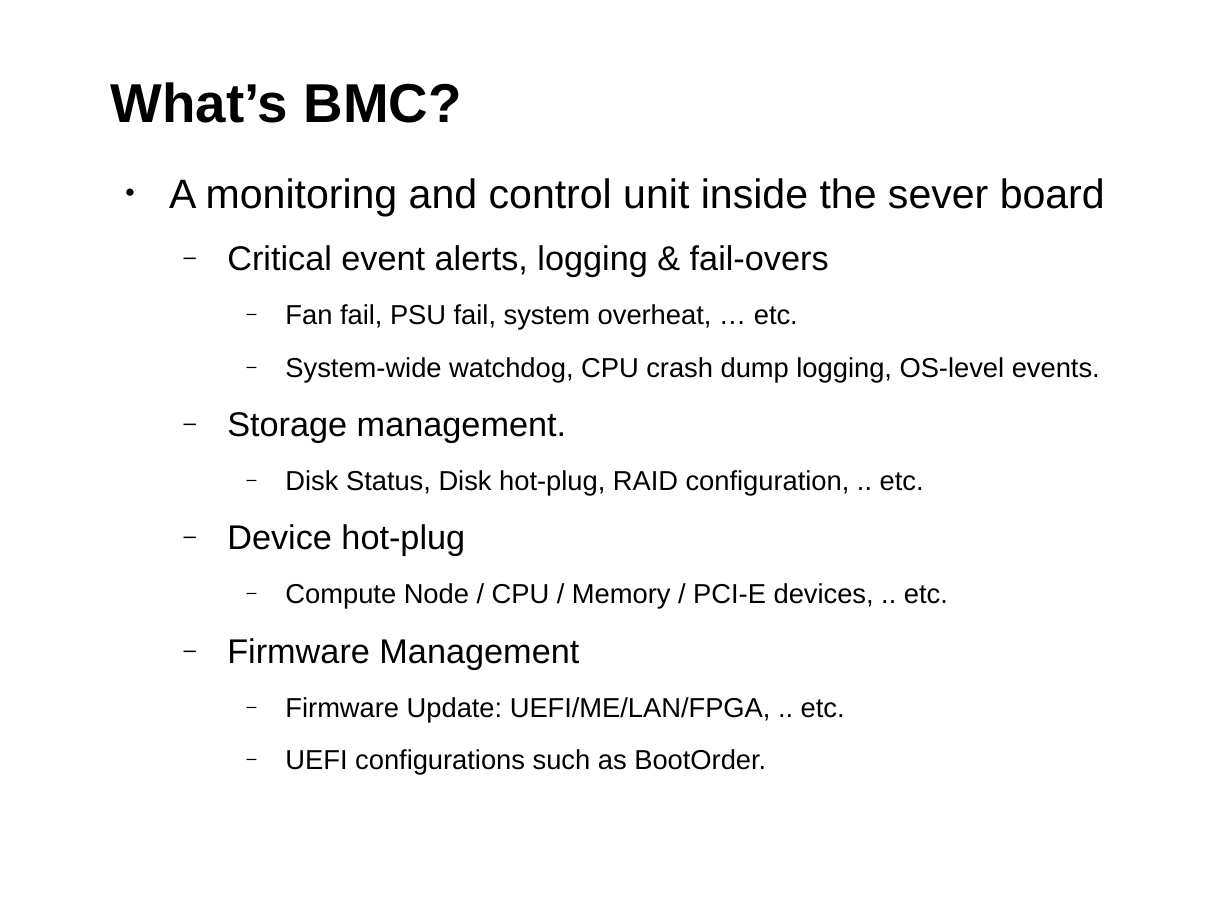
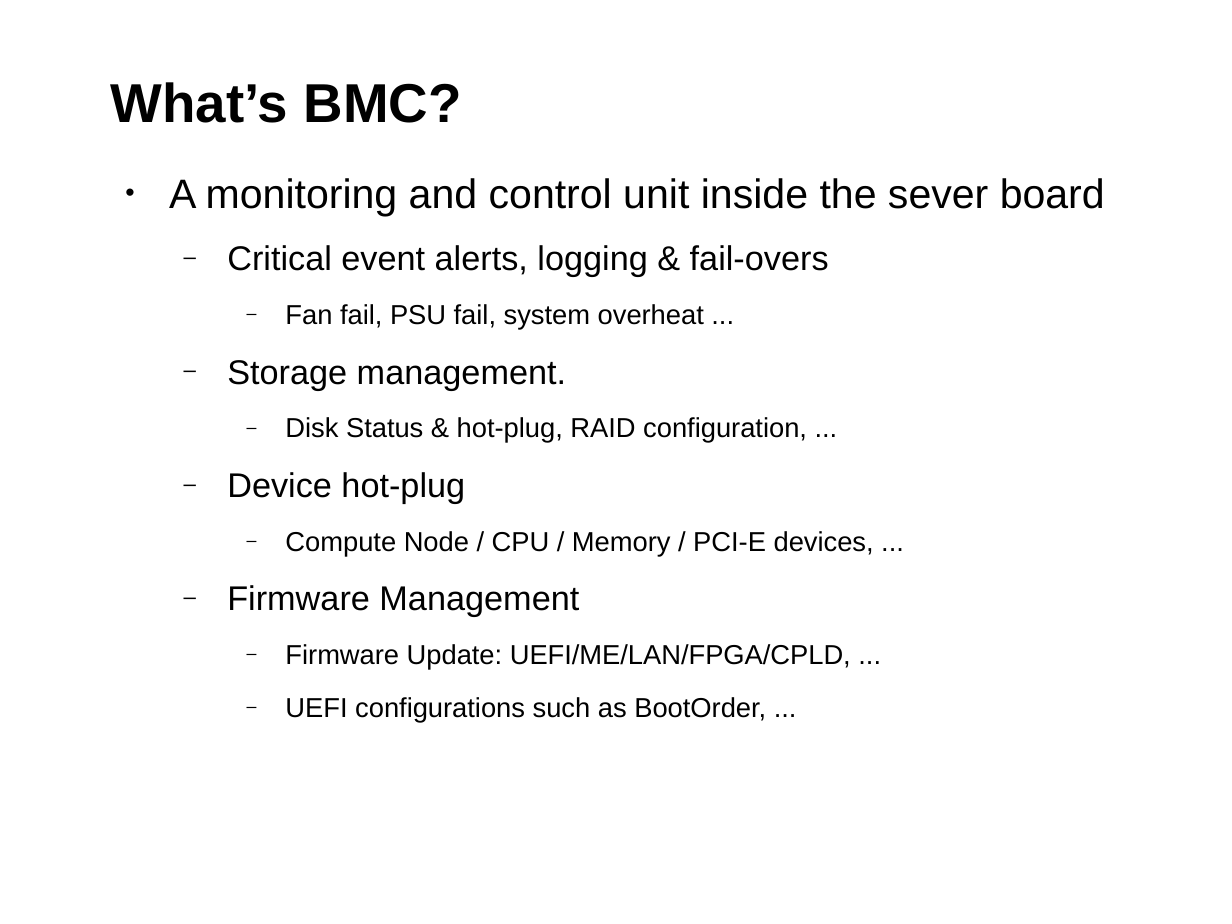
Before and after one commit to chesterlintw/conf-docs, a slide deck: slide 4 of suse-lab-conf/2019/proceeding/openbmc.odp (slide 3 before the commit). Drawn at 1232x924 pixels with LibreOffice and Linux fonts; fonts in the diff are those of the drawing; background and template pictures are left out. Boxes give left, top, right and bottom in pixels: in the first picture for what was removed or moved away, otherwise in the second. Text is boxed around its words. In the diff, an @@ line names an element or a change of style, - is before the commit and + after.

```diff
--- a/suse-lab-conf/2019/proceeding/openbmc.odp
+++ b/suse-lab-conf/2019/proceeding/openbmc.odp
@@ text at bbox=[285, 304, 1100, 382]: text changed @@
-    ‒ Fan fail, PSU fail, system overheat, … etc.
-    ‒ System-wide watchdog, CPU crash dump logging, OS-level events.
+    ‒ Fan fail, PSU fail, system overheat ...
@@ text at bbox=[285, 417, 807, 443]: text changed @@
-    ‒ Disk Status, Disk hot-plug, RAID configuration, .. etc.
+    ‒ Disk Status & hot-plug, RAID configuration, ...
@@ text at bbox=[285, 531, 874, 556]: text changed @@
-    ‒ Compute Node / CPU / Memory / PCI-E devices, .. etc.
+    ‒ Compute Node / CPU / Memory / PCI-E devices, ...
@@ text at bbox=[285, 644, 851, 722]: text changed @@
-    ‒ Firmware Update: UEFI/ME/LAN/FPGA, .. etc.
-    ‒ UEFI configurations such as BootOrder.
+    ‒ Firmware Update: UEFI/ME/LAN/FPGA/CPLD, ...
+    ‒ UEFI configurations such as BootOrder, ...
```
Also in this commit, not shown: 23 other slides changed, 4 slides added, 8 slides removed.
